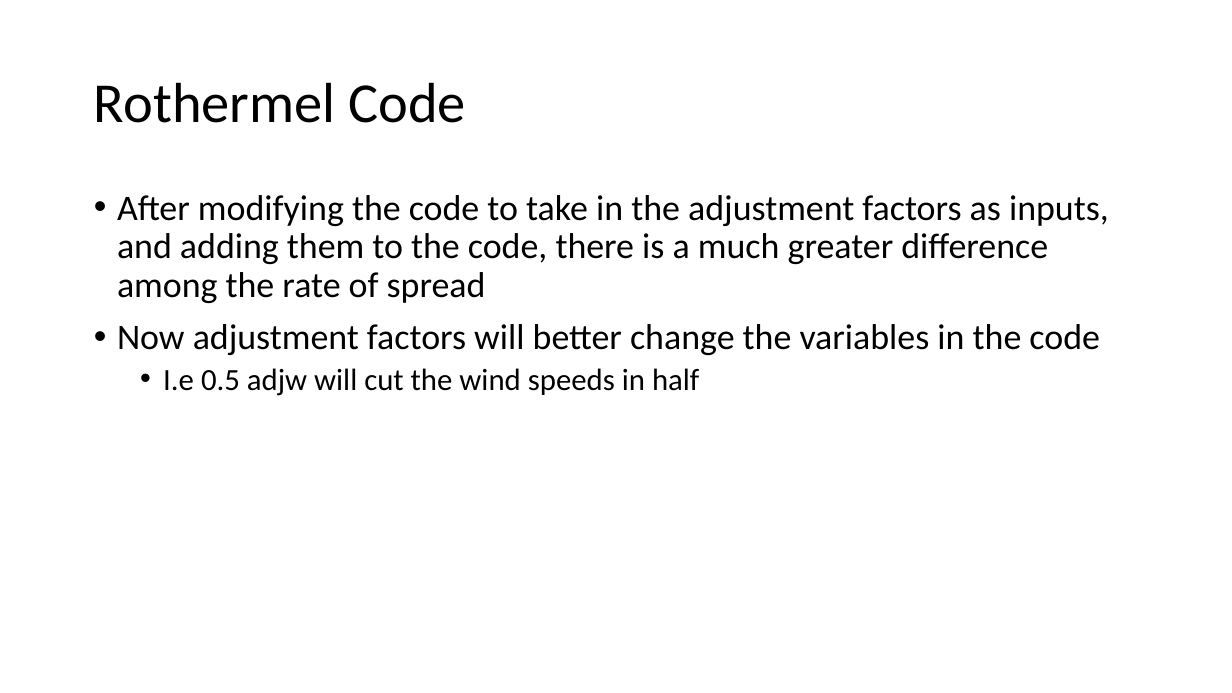
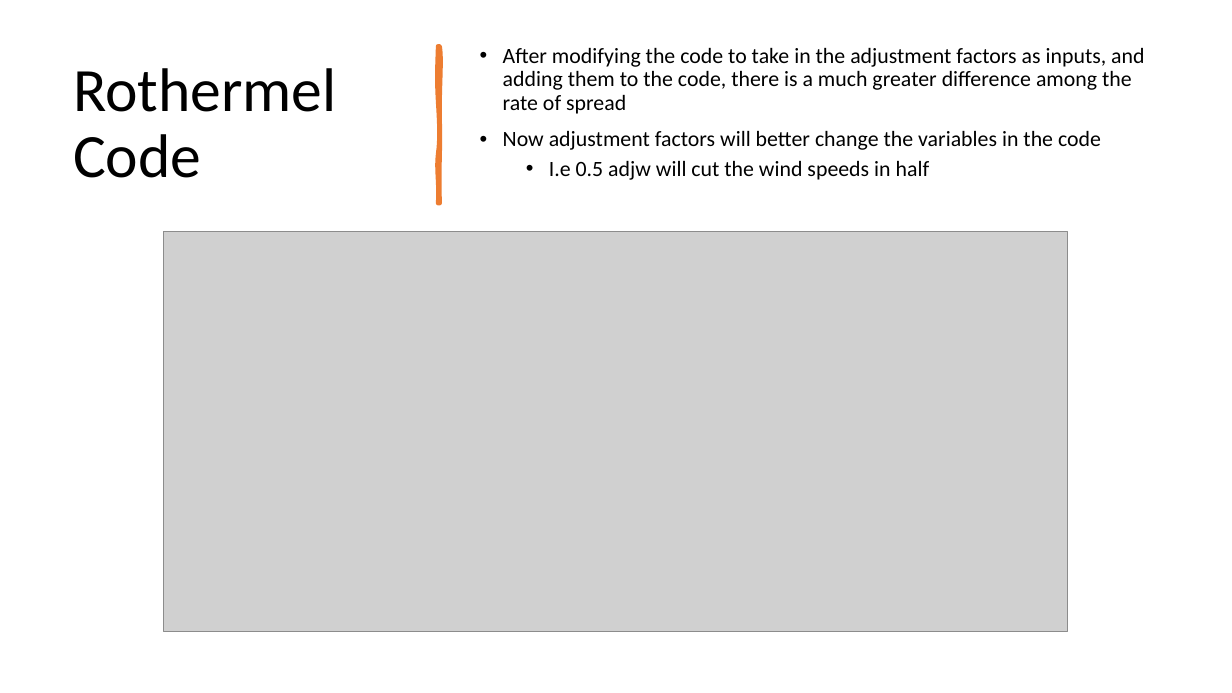
Before and after one commit to Jeremy-Benik/Meeting_Notes, a slide deck: slide 5 of 08192022_Presentation.pptx (slide 3 before the commit). Drawn at 1232x693 pixels with LibreOffice and Linux fonts; fonts in the diff are those of the drawing; grey boxes stand for pictures. Boxes give left, top, right and bottom in pixels: in the first picture for what was removed or moved away, otherwise in the second. Text is boxed around its words. In the diff, an @@ line names an element or a change of style, - is before the commit and + after.

```diff
--- a/08192022_Presentation.pptx
+++ b/08192022_Presentation.pptx
@@ title "Rothermel Code": place and size @@
-title "Rothermel Code" at <box>94,82,466,123</box>
+title "Rothermel Code" at <box>73,68,336,178</box>
@@ title "Rothermel Code" at <box>73,68,336,178</box>: size 44 to 48 pt @@
@@ freeform shape added at <box>438,46,440,203</box>, fill #ED7D31, outline #ED7D31 3.25 pt @@
@@ text "After modifying the code to ...": place and size @@
-text "After modifying the code to ..." at <box>117,195,1109,396</box>
+text "After modifying the code to ..." at <box>503,48,1144,180</box>
@@ text "After modifying the code to ..." at <box>503,48,1144,180</box>: size 28 to 17 pt in "After modifying the code to take in ...", "Now adjustment factors will better change the ..."; size 24 to 17 pt in "I.e 0.5 adjw will cut the wind ..."; vertical alignment top to middle @@
@@ picture added at <box>164,232,1068,632</box> @@
```
Also in this commit, not shown: 2 other slides changed, 2 slides added.
